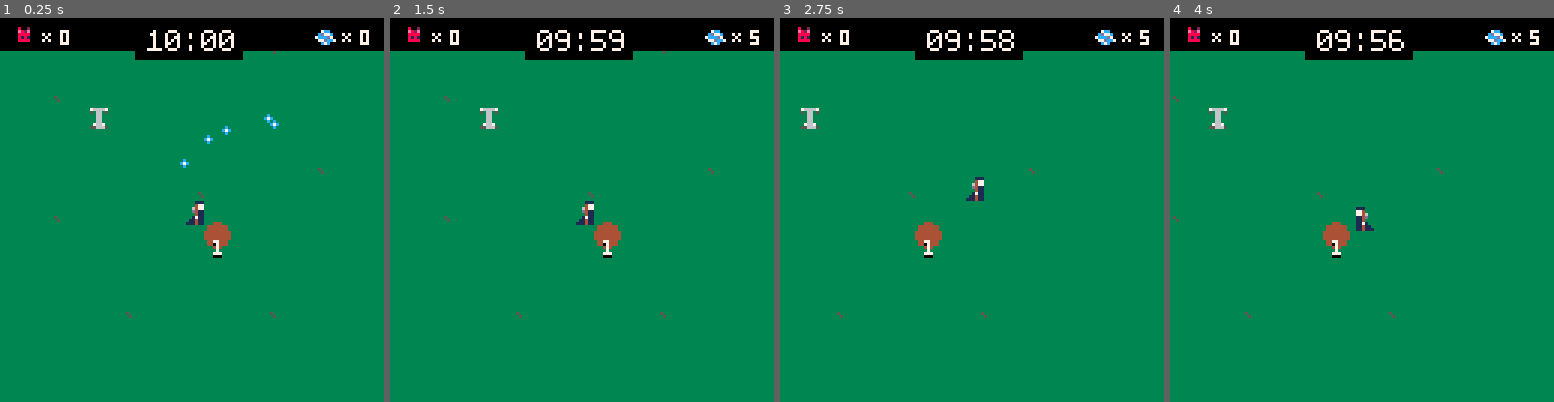
Above: before the commit, frames 1-4 (left to right).
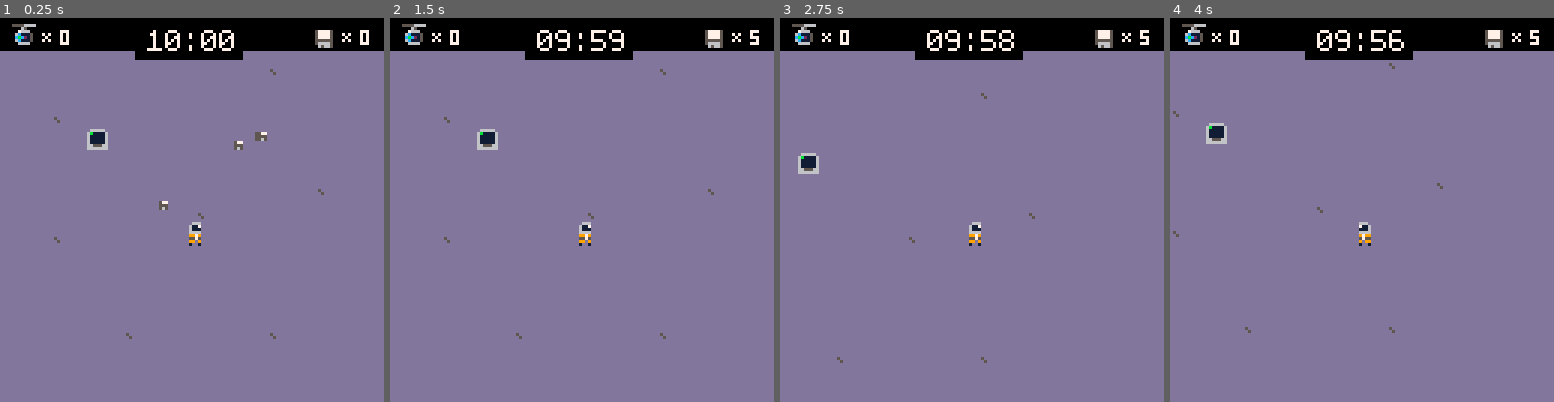
Above: after the commit, the same moments.

Repository: kevinthompson/moonbreak-p8
Game: PICO-8 cartridge game.p8
The game is run twice, just before and just after one commit, with the same random seed, the same clock (stepped at 60 frames per second) and the same inputs.
Inputs:
- Up to frame 1 (0.25 s): no input
- Up to frame 2 (1.5 s): tap X (X key) at 0.33, 1.07 s; tap O (Z key) at 0.7 s
- Up to frame 3 (2.75 s): hold Right 1.6-2.1 s; tap O (Z key) at 1.7, 2.1, 2.5 s; tap X (X key) at 1.85 s; hold Up 2.15-2.42 s; hold Right from 2.47 s (still down)
- Up to frame 4 (4 s): tap O (Z key) at 2.9, 3.3, 3.7 s; tap X (X key) at 2.97 s; release Right at 3.03 s; hold Left 3.08-3.58 s; hold Down 3.63-3.97 s

The runs differ from the first frame. In frame 1, 91% of the frame differs, in the area x 0-100%, y 1-100%; in frame 2, 91%; in frame 3, 91%; in frame 4, 91%.

Commit message:
fix targeting

Diff:
--- a/altar.lua
+++ /dev/null
@@ -1,27 +0,0 @@
-altar = entity:new({
-  r = 4,
-  type = "altar",
-  energy = 0,
-  sounds = {2,3,4,5,6},
-
-  update = function(_ENV)
-    if energy >= 5 then
-      create_minion()
-      energy -= 5
-    end
-  end,
-
-  draw = function(_ENV)
-    spr(6,x-3,y-3)
-
-    if energy > 0 then
-      rect(x-4,y+6,x+4,y+8,7)
-      line(x-3,y+7,x-3+(energy/5)*6,y+7,12)
-    end
-  end,
-
-  add_energy = function(_ENV, amt)
-    energy += amt
-    sfx(sounds[ceil((energy/5)*5)])
-  end
-})
--- a/minion.lua
+++ b/bot.lua
@@ -1,4 +1,4 @@
-minion = entity:new({
+bot = entity:new({
   r = 3,
   speed = .25,
   mode = "follow",
@@ -37,7 +37,7 @@
     if target.health <= 0 then
       target = nil
       mode = "follow"
-      add(player.minions,_ENV)
+      add(player.bots,_ENV)
     end
   end,
 
@@ -63,7 +63,7 @@
       y = oy
     end
 
-    for m in all(global_minions) do
+    for m in all(global_bots) do
       if m != _ENV and ccol(_ENV, m) then
         local a = atan2(m.x - x,m.y - y)
         x = x + cos(a+.5)
--- a/class.lua
+++ b/class.lua
@@ -12,7 +12,17 @@
 	init=function()end
 },{__index=_ENV})
 
-entity=class:new({
+noop = function()end
+
+gameobject = class:new({
+  init=noop,
+  update=noop,
+  draw=noop
+})
+
+entity=gameobject:new({
 	x=0,
 	y=0,
 })
+
+scene=gameobject:new()
--- a/game.lua
+++ b/game.lua
@@ -1,99 +1,108 @@
-time_limit = 601
+entities = {}
+global_bots = {}
+objectives = {}
+targets = {}
 
-function game_init()
-  time_start = time()
-  entities = {}
-  global_minions = {}
-  objectives = {}
-  altars = {}
+game = scene:new({
+  init=function(_ENV)
+    time_limit = 601
+    time_start = time()
 
-  create_objective()
-  create_altar()
+    create_terminal()
 
-  for i=1,5 do
-    create_energy(player.x,player.y,rnd())
+    for i=1,3 do
+      create_objective(i)
+    end
+
+    for i=1,5 do
+      create_energy(player.x,player.y,rnd())
+    end
+  end,
+
+  update=function(_ENV)
+    player:update()
+    update_camera()
+  end,
+
+  draw=function(_ENV)
+    cls(13)
+    map()
+
+    for e in all(entities) do
+      e:update()
+      e:draw()
+    end
+
+    player:draw()
+    _ENV:draw_ui()
+  end,
+
+  draw_ui = function(_ENV)
+    -- draw ui background
+    rectfill(cx,cy,cx+128,cy+10,0)
+    rectfill(cx+45,cy,cx+80,cy+13,0)
+
+    -- print time
+    local time_left = (time_limit - time() - time_start) \ 1
+    local m = pad(time_left \ 60,2,"0")
+    local s = pad(time_left % 60,2,"0")
+
+    poke(0x5f58,0x81)
+    printc(m .. ":" .. s,4,7,6)
+    poke(0x5f58,0x80)
+
+    -- show bot count
+    local mcy=2
+    spr(2,cx+4,cy+mcy)
+    spr(0,cx+12,cy+mcy+1)
+    print(#player.bots,cx+20,cy+mcy+2,7)
+
+    -- show energy count
+    spr(4,cx+104,cy+mcy+1)
+    spr(0,cx+112,cy+mcy+1)
+    print(player.energy,cx+120,cy+mcy+2,7)
   end
-end
-
-function game_update()
-  player:update()
-  update_camera()
-end
-
-function game_draw()
-  cls(3)
-  map()
-
-  for e in all(entities) do
-    e:update()
-    e:draw()
-  end
-
-  player:draw()
-  draw_ui()
-end
+})
 
 function update_camera()
   cx = mid(0, player.x - 64, 896)
-  cy = mid(0, player.y - 71, 384)
+  cy = mid(-16, player.y - 71, 384)
   camera(cx,cy)
 end
 
-function draw_ui()
-  -- draw ui background
-  rectfill(cx,cy,cx+128,cy+10,0)
-  rectfill(cx+45,cy,cx+80,cy+13,0)
-
-  -- print time
-  local time_left = (time_limit - time() - time_start) \ 1
-  local m = pad(time_left \ 60,2,"0")
-  local s = pad(time_left % 60,2,"0")
-
-  poke(0x5f58,0x81)
-  printc(m .. ":" .. s,4,7,6)
-  poke(0x5f58,0x80)
-
-  -- show minion count
-  local mcy=2
-  spr(2,cx+4,cy+mcy)
-  spr(0,cx+12,cy+mcy+1)
-  print(#player.minions,cx+20,cy+mcy+2,7)
-
-  -- show energy count
-  spr(4,cx+104,cy+mcy+1)
-  spr(0,cx+112,cy+mcy+1)
-  print(player.energy,cx+120,cy+mcy+2,7)
-end
-
-function create_minion()
-  local m = minion:new({
+function create_bot()
+  local m = bot:new({
     x = player.x,
     y = player.y
   })
 
-  add(global_minions,m)
-  add(player.minions,m)
+  add(global_bots,m)
+  add(player.bots,m)
   add(entities,m)
 end
 
-function create_objective()
+function create_objective(name)
+  name = name or "none"
   local o = objective:new({
-    x=72,
-    y=72
+    x=rnd(256),
+    y=rnd(256),
+    name=name
   })
 
+  add(targets, o)
   add(objectives, o)
   add(entities, o)
 end
 
-function create_altar()
-  local a = altar:new({
+function create_terminal()
+  local t = terminal:new({
     x=32,
     y=32
   })
 
-  add(altars,a)
-  add(entities,a)
+  add(targets, t)
+  add(terminals, t)
+  add(entities, t)
 end
 
 function create_energy(x,y,a)
--- a/game.p8
+++ b/game.p8
@@ -16,30 +16,30 @@
 
 -- entities
 #include player.lua
-#include minion.lua
+#include bot.lua
 #include objective.lua
 #include energy.lua
-#include altar.lua
+#include terminal.lua
 
 -- main
 #include main.lua
 __gfx__
-000000000000111000000000888000c0000000000000000000000000000000000000000000000000000000000000000000000000000000000000000000000000
-00000000000047700080020028200c7c0007cc000002020007666670000000000000000000000000000000000000000000000000000000000000000000000000
-007070000006477000e82e00020000c000cd77c00008880005066050000000000000000000000000000000000000000000000000000000000000000000000000
-00070000000d4110008888000000000007cccd700008880000066000000000000000000000000000000000000000000000000000000000000000000000000000
-007070000000411000818100000000000077dcc70088200000066000000000000000000000000000000000000000000000000000000000000000000000000000
-00000000000171100088880000000000000c7c000028080000066000000000000000000000000000000000000000000000000000000000000000000000000000
-00000000001141100000000000000000000000000000000000766700000000000000000000000000000000000000000000000000000000000000000000000000
-00000000011141100000000000000000000000000000000005566650000000000000000000000000000000000000000000000000000000000000000000000000
-00000000000000000000000000000000000000000000000000000000000000000000000000000000000000000000000000000000000000000000000000000000
-00000000000000000000000000000000000000000000000000000000000000000000000000000000000000000000000000000000000000000000000000000000
-00000000000000000000000000000000000000000000000000000000000000000000000000000000000000000000000000000000000000000000000000000000
-00000000000000000000000000000000000000000000000000000000000000000000000000000000000000000000000000000000000000000000000000000000
-00000000000000000000000000000000000000000000000000000000000000000000000000000000000000000000000000000000000000000000000000000000
-00000000000000000000000000000000000000000000000000000000000000000000000000000000000000000000000000000000000000000000000000000000
-00000000000000000000000000000000000000000000000000000000000000000000000000000000000000000000000000000000000000000000000000000000
-00000000000000000000000000000000000000000000000000000000000000000000000000000000000000000000000000000000000000000000000000000000
+00000000000000005555666688800577000000000000000000000000000000000000000000000000000000000000000000000000000000000000000000000000
+00000000000000000006500028200555057777500000000006666600000000000000000000000000000000000000000000000000000000000000000000000000
+0070700000000000007666000200056505777750055066006b111160000000000000000000000000000000000000000000000000000000000000000000000000
+000700000000000006c1115000000000057777500007000061111160000000000000000000000000000000000000000000000000000000000000000000000000
+00707000000000000cbc215000000000055555500076700061111160000000000000000000000000000000000000000000000000000000000000000000000000
+000000000000000006c1115000000000056666500007000061111160000000000000000000000000000000000000000000000000000000000000000000000000
+00000000000000000066660000000000006566500000000066555660000000000000000000000000000000000000000000000000000000000000000000000000
+00000000000000000000000000000000000000000000000066666660000000000000000000000000000000000000000000000000000000000000000000000000
+00066600000000000000000000000000000000000000000000000000000000000000000000000000000000000000000000000000000000000000000000000000
+00611700000000000000000000000000000000000000000000000000000000000000000000000000000000000000000000000000000000000000000000000000
+00611100000000000000000000000000000000000000000000000000000000000000000000000000000000000000000000000000000000000000000000000000
+00666600000000000000000000000000000000000000000000000000000000000000000000000000000000000000000000000000000000000000000000000000
+00997900000000000000000000000000000000000000000000000000000000000000000000000000000000000000000000000000000000000000000000000000
+00557500000000000000000000000000000000000000000000000000000000000000000000000000000000000000000000000000000000000000000000000000
+00990900000000000000000000000000000000000000000000000000000000000000000000000000000000000000000000000000000000000000000000000000
+00100100000000000000000000000000000000000000000000000000000000000000000000000000000000000000000000000000000000000000000000000000
 00000000000000000000000000000000000000000000000000000000000000000000000000000000000000000000000000000000000000000000000000000000
 00000000000000000000000000000000000000000000000000000000000000000000000000000000000000000000000000000000000000000000000000000000
 00000000000000000000000000000000000000000000000000000000000000000000000000000000000000000000000000000000000000000000000000000000
--- a/helpers.lua
+++ b/helpers.lua
@@ -25,7 +25,18 @@
 end
 
 function dist(c1,c2)
-  local dx = c1.x - c2.x
-  local dy = c1.y - c2.y
+  --[[
+  Numbers larger than 32767.99999 will overflow
+  and cause invalid distance values
+  ]]
+  local dx = c2.x - c1.x
+  local dy = c2.y - c1.y
   return sqrt(dx * dx + dy * dy)
 end
+
+function aabb(rect1,rect2)
+  return rect1.x < rect2.x + rect2.w and
+    rect1.x + rect1.w > rect2.x and
+    rect1.y < rect2.y + rect2.h and
+    rect1.y + rect1.h > rect2.y
+end
--- a/main.lua
+++ b/main.lua
@@ -1,5 +1,9 @@
 -- enable custom font
 poke(0x5600,unpack(split"6,6,9,0,0,0,0,0,0,0,0,0,0,0,0,0,0,0,0,0,0,0,0,0,0,0,0,0,0,0,0,0,0,0,0,0,0,0,0,0,0,0,0,0,0,0,0, …(2892 unchanged characters)…
+
+-- enable extended palette
+poke(0x5f2e,1)
+pal({129,2,3,4,5,6,7,8,9,137,11,12,13,14,15,0},1)
 
 -- camera config
 cx = 0
@@ -7,15 +11,16 @@
 
 function _init()
   log("Initializing...", true)
+  current_scene=game
+  current_scene:init()
   --splash_init()
-  game_init()
 end
 
 function _update60()
   --splash_update()
-  game_update()
+  current_scene:update()
 end
 
 function _draw()
-  game_draw()
+  current_scene:draw()
 end
--- a/objective.lua
+++ b/objective.lua
@@ -3,12 +3,12 @@
   y = 64,
   r = 4,
 
-  name = "target",
+  name = "none",
   type = "objective",
 
   health = 5,
   energy_count = 5,
-  minions_required = 1,
+  bots_required = 1,
   flash_timer = 0,
 
   update = function(_ENV)
@@ -17,10 +17,10 @@
   end,
 
   draw = function(_ENV)
-    if (flash_timer > 0) pal({7,7,7,7,7,7,7,7,7,7,7,7,7,7,7,7})
+    if (flash_timer > 0) pal({7,7,7,7,7,7,7,7,7,7,7,7,7,7,7,7},0)
     circfill(x,y,r,4)
-    if (flash_timer > 0) pal()
-    prints(minions_required,x-1,y+2,7)
+    if (flash_timer > 0) pal(0)
+    prints(name,x-1,y+2,7)
   end,
 
   hit = function(_ENV)
--- a/player.lua
+++ b/player.lua
@@ -1,35 +1,17 @@
 player = entity:new({
   x=64,
   y=64,
-  speed=.5,
+  speed=0.5,
   r=4,
-  ar = 16, -- attack radius
+  ar = 16, -- action radius
   target = nil,
-  minions = {},
+  bots = {},
   energy = 0,
   flip = false,
 
   update=function(_ENV)
     local nx = x
     local ny = y
-
-    -- find target
-    target = nil
-
-    for altar in all(altars) do
-      if ccol({x=x,y=y,r=ar}, altar) then
-        target = altar
-      end
-    end
-
-    if target == nil then
-      for objective in all(objectives) do
-        if #minions >= objective.minions_required
-        and ccol({x=x,y=y,r=ar}, objective) then
-          target = objective
-        end
-      end
-    end
 
     -- handle movement
     local dx=0
@@ -43,13 +25,13 @@
     if (dx < 0) flip = true
     if (dx > 0) flip = false
 
-    -- handle calling minions
+    -- handle calling bots
     if btnp(4) then
-      for m in all(global_minions) do
+      for m in all(global_bots) do
         if m.mode == "attack" then
           m.mode = "follow"
           m.target = nil
-          add(minions,m)
+          add(bots,m)
           break
         end
       end
@@ -58,18 +40,18 @@
     -- handle attack
     if target and btnp(5) then
       if target.type == "objective" then
-        for m in all(minions) do
+        for m in all(bots) do
           if m.mode == "follow" then
             m.mode = "attack"
             m.target = target
             m.attack_timer = m.attack_speed
-            del(minions,m)
+            del(bots,m)
             break
           end
         end
-      elseif target.type == "altar" and energy > 0 then
-        energy -= 1
-        target:add_energy(1)
+      elseif target.type == "terminal" and energy > 0 then
+        energy -= 5
+        create_bot()
       end
     end
 
@@ -80,16 +62,30 @@
       ny+=sin(angle) * speed
     end
 
-    x = nx
-    y = ny
+    x = mid(2,nx,894)
+    y = mid(2,ny,382)
+
+    -- find target
+    _ENV:find_target()
   end,
 
   draw=function(_ENV)
-    spr(1,x-3,y-3,1,1,flip)
+    spr(16,x-3,y-3,1,2,flip)
 
     -- draw target indicator
     if target then
       sspr(24,0,3,3,target.x - 1,target.y - target.r - 4)
     end
+  end,
+
+  find_target=function(_ENV)
+    target = nil
+
+    for t in all(targets) do
+      if (abs(t.y - y) < ar and abs(t.x - x) < ar)
+      and ccol({x=x,y=y,r=ar},t) then
+        target = t
+      end
+    end
   end
 })
--- /dev/null
+++ b/terminal.lua
@@ -0,0 +1,9 @@
+terminal = entity:new({
+  r = 4,
+  type = "terminal",
+  sounds = {2,3,4,5,6},
+
+  draw = function(_ENV)
+    spr(6,x-3,y-3)
+  end,
+})
Not shown, changed: the sound effects (__sfx__) section of game.p8
Not shown, changed: README.md
Not shown, changed: TODO.md
Not shown, added: assets/artboard.aseprite
Not shown, added: last-hope.png
Not shown, added: nohup.out
Not shown, changed: sprites.png
